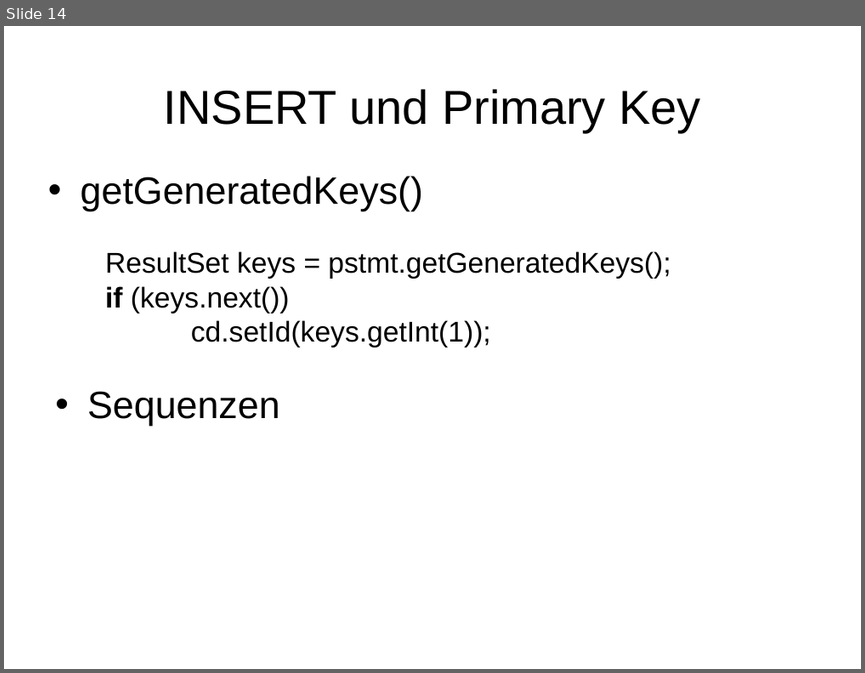
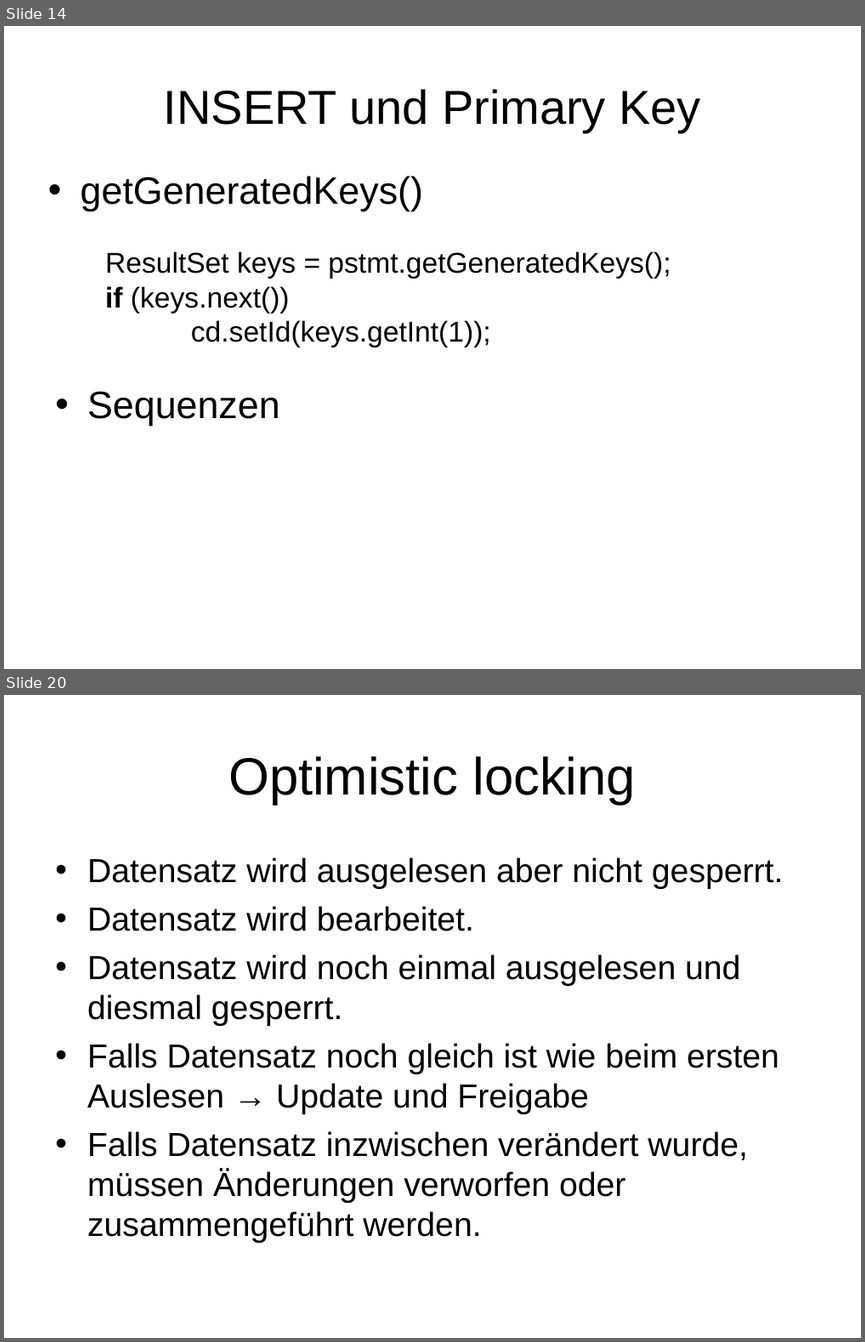
Before and after one commit to scorpa/pr-gse, a slide deck: wiki/ppt/ORM.ppt. Shown one above the other, each under a label of ours: slide 14 before the commit, slides 14 and 20 after it; the slides between them are not shown. The pictures are 865x673 and 865x1342 pixels, drawn with LibreOffice and Linux fonts; fonts in the diff are those of the drawing. Boxes give left, top, right and bottom in pixels: in the first picture for what was removed or moved away, otherwise in the second. Text is boxed around its words. In the diff, an @@ line names an element or a change of style, - is before the commit and + after.

```diff
--- a/wiki/ppt/ORM.ppt
+++ b/wiki/ppt/ORM.ppt
@@ slide 20 added at (4, 695, 861, 1338), background #FFFFFF @@
@@ title added at (228, 756, 636, 805), 44 pt, text #000000 @@
+Optimistic locking
@@ text added at (87, 857, 783, 1242), 28 pt, text #000000 @@
+• Datensatz wird ausgelesen aber nicht gesperrt.
+• Datensatz wird bearbeitet.
+• Datensatz wird noch einmal ausgelesen und diesmal gesperrt.
+• Falls Datensatz noch gleich ist wie beim ersten Auslesen → Update und Freigabe
+• Falls Datensatz inzwischen verändert wurde, müssen Änderungen verworfen oder zusammengeführt werden.
```
Also in this commit, not shown: 1 slide changed, 6 other slides added, 13 other files.
